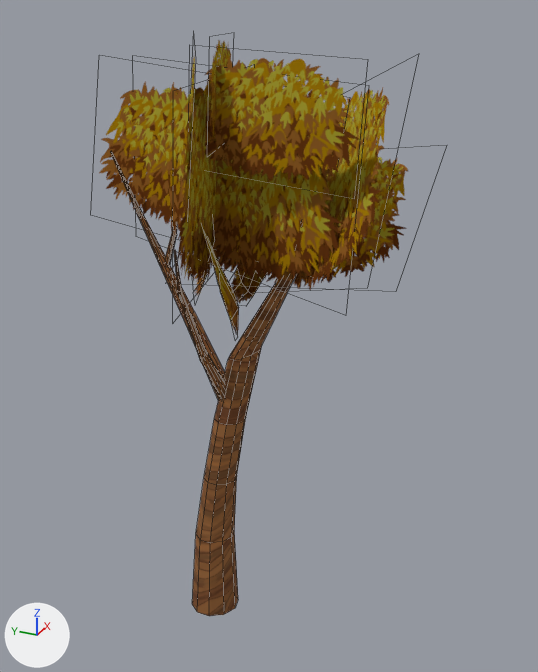
An edit to the Blender file Assets/Models/Tree.blend, drawn before and after from the same camera.
The view is the same before and after, from a camera (50 mm lens) standing at (-5.53, -2.71, 5.35) and looking at (0.01, -0.21, 2.58). The lights are fixed; the arrows at lower left show +X, +Y and +Z. Mesh edges are drawn as thin lines.

Names of what the first picture shows: 'TreeLeafs.000', 'TreeLeafs.010'.
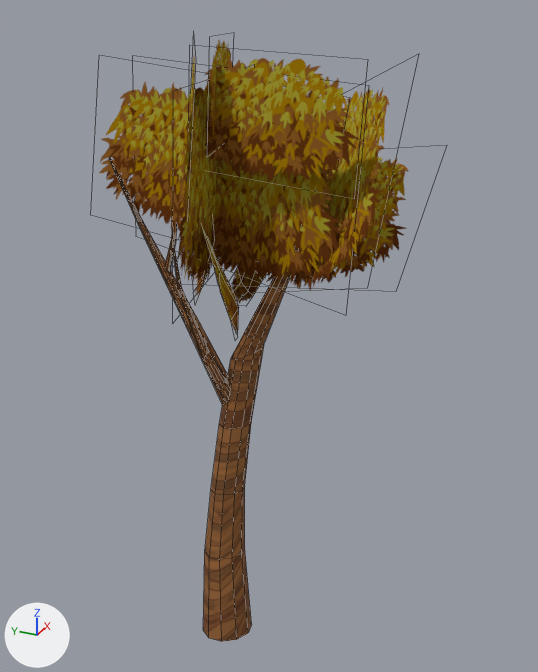
Where the newer file only moved an object's origin or applied its transform, the numbers keep the older frame.

Where the change shows, as pixel boxes [x1, y1, x2, y2] in the pictures (538 x 672 px; the box of a moved part takes in the faces that stretch with it):
'TreeLeafs.010', reshaped
    before: [111, 151, 302, 616]
    after: [109, 158, 302, 642]
part 1 of me_treeleafs_012, moved or reshaped
    before: [192, 226, 302, 616]
    after: [203, 221, 302, 642]
part 2 of me_treeleafs_012, moved or reshaped
    before: [111, 151, 225, 400]
    after: [109, 158, 228, 405]
part 3 of me_treeleafs_012, moved or reshaped
    before: [174, 250, 225, 400]
    after: [172, 246, 229, 403]
part 4 of me_treeleafs_012, moved or reshaped
    before: [165, 229, 177, 266]
    after: [165, 230, 176, 271]

Diff of the bpy script that builds the scene:
```diff
--- a/Assets/Models/Tree.blend.py
+++ b/Assets/Models/Tree.blend.py
@@ me_treeleafs_012 @@
 me_treeleafs_012.from_pydata(...)  # 200 vertices, 165 faces; spans x -1.09..1.26, y -5.79..2.06, z -0.42..1.37
 # used by ob_treeleafs_010; location = (0.0, 0.0, 3.15); rotation_euler = (1.556, 0.116, 3.802), in degrees (89, 6.6, 218); scale = (0.637, 0.603, 0.776)
+# me_treeleafs_012 part 1: the loose piece of 80 vertices spanning x 0.41..1.26, y -5.79..2.06, z -0.42..0.77 is multiplied about its middle by the matrix ((0.994, -0.11, -0.001), (0.11, 0.994, -0.012), (0.003, 0.012, 1.0)), then moved by (0.2, 0.11, -0.02)
+# me_treeleafs_012 part 2: the loose piece of 40 vertices spanning x -0.93..0.72, y -2.1..1.54, z 0.1..1.37 is multiplied about its middle by the matrix ((0.988, -0.113, 0.002), (0.113, 0.987, -0.013), (-0.001, 0.013, 0.994)), then moved by (0.03, -0.03, 0.0)
+# me_treeleafs_012 part 3: the loose piece of 40 vertices spanning x 0.36..0.77, y -1.83..0.6, z 0.2..0.84 is multiplied about the mesh origin by the matrix ((0.991, -0.111, 0.002), (0.111, 0.991, -0.012), (-0.001, 0.012, 0.997))
+# me_treeleafs_012 part 4: the loose piece of 40 vertices spanning x -1.09..-0.48, y -0.13..1.08, z 0.64..0.89 is multiplied about the mesh origin by the matrix ((0.99, -0.113, -0.004), (0.112, 0.99, -0.014), (0.006, 0.013, 0.996))
 me_treeleafs_012.materials.append(mat_trunktree)
```
